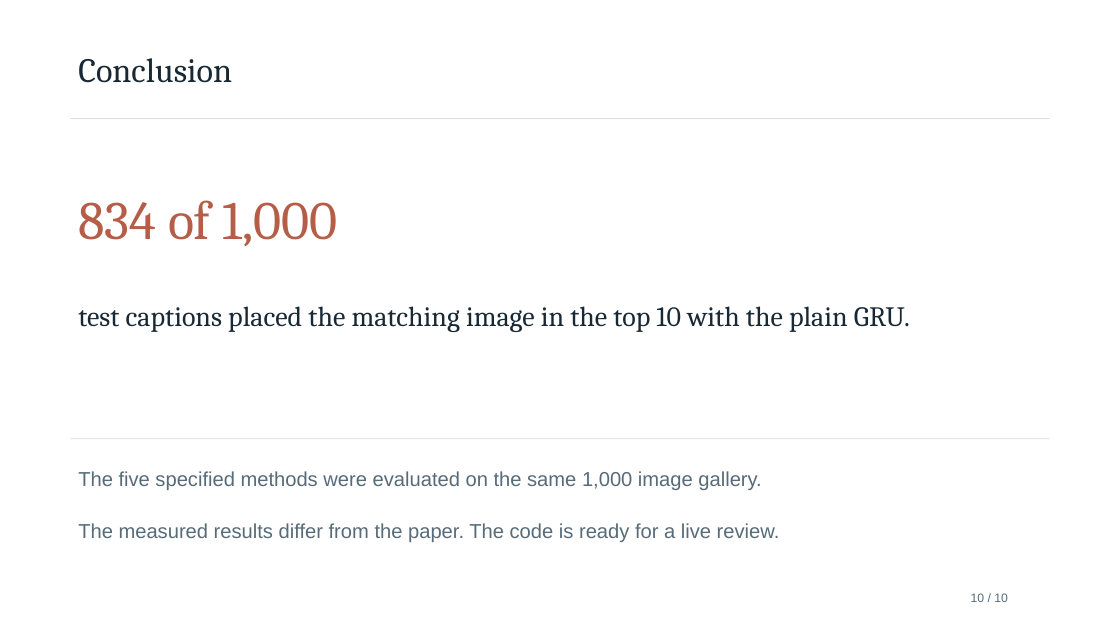
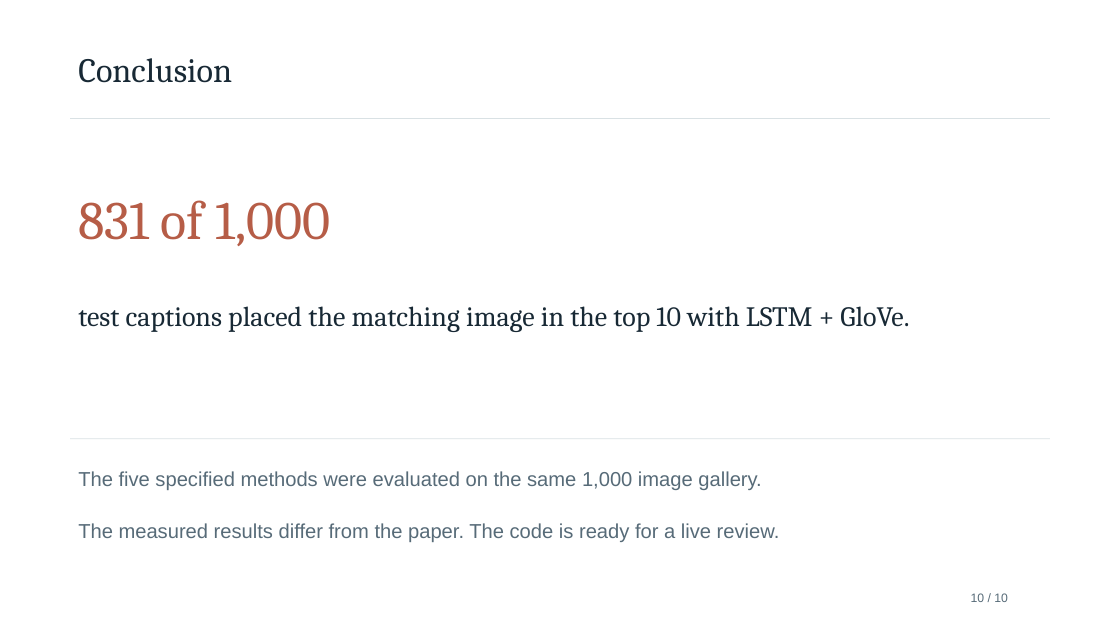
Before and after one commit to kishansaaai/ML_PROJECT, a slide deck: slide 10 of ML_PROJECT_review.pptx. Drawn at 1120x630 pixels with LibreOffice and Linux fonts; fonts in the diff are those of the drawing. Boxes give left, top, right and bottom in pixels: in the first picture for what was removed or moved away, otherwise in the second. Text is boxed around its words. In the diff, an @@ line names an element or a change of style, - is before the commit and + after.

```diff
--- a/ML_PROJECT_review.pptx
+++ b/ML_PROJECT_review.pptx
@@ text at <box>78,200,331,246</box>: text changed @@
-834 of 1,000
+831 of 1,000
@@ text at <box>78,306,909,332</box>: text changed @@
-test captions placed the matching image in the top 10 with the plain GRU.
+test captions placed the matching image in the top 10 with LSTM + GloVe.
```
Also in this commit, not shown: 4 other slides changed, 4 other files.
